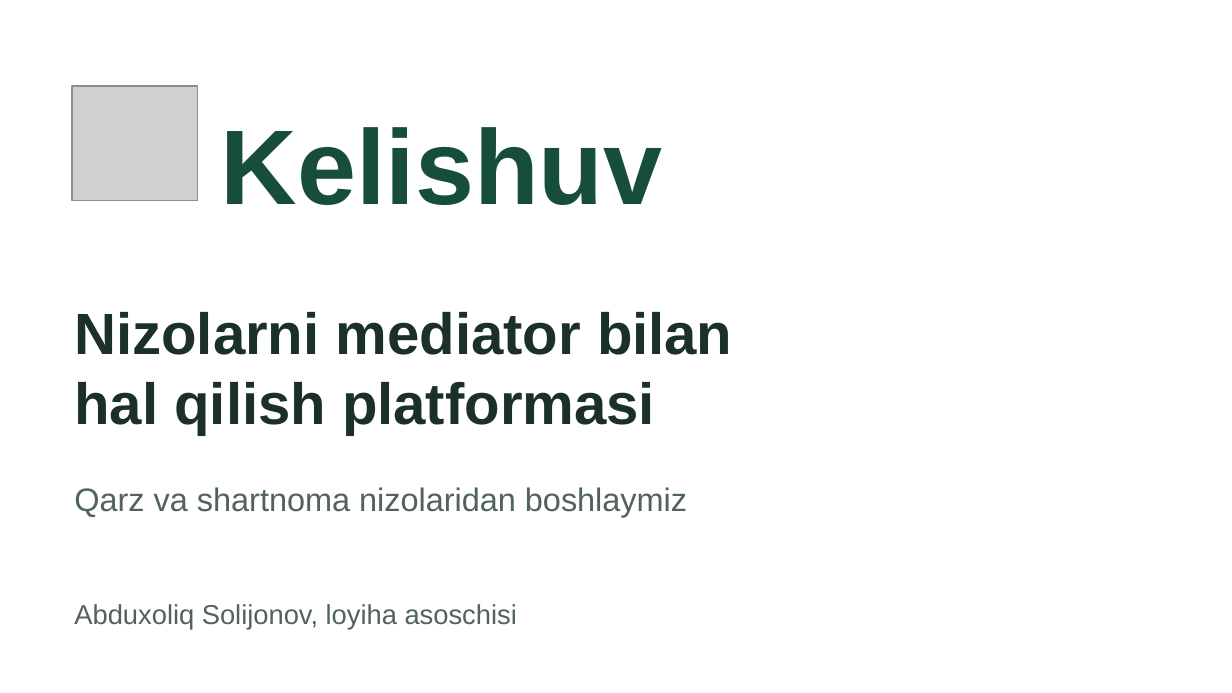
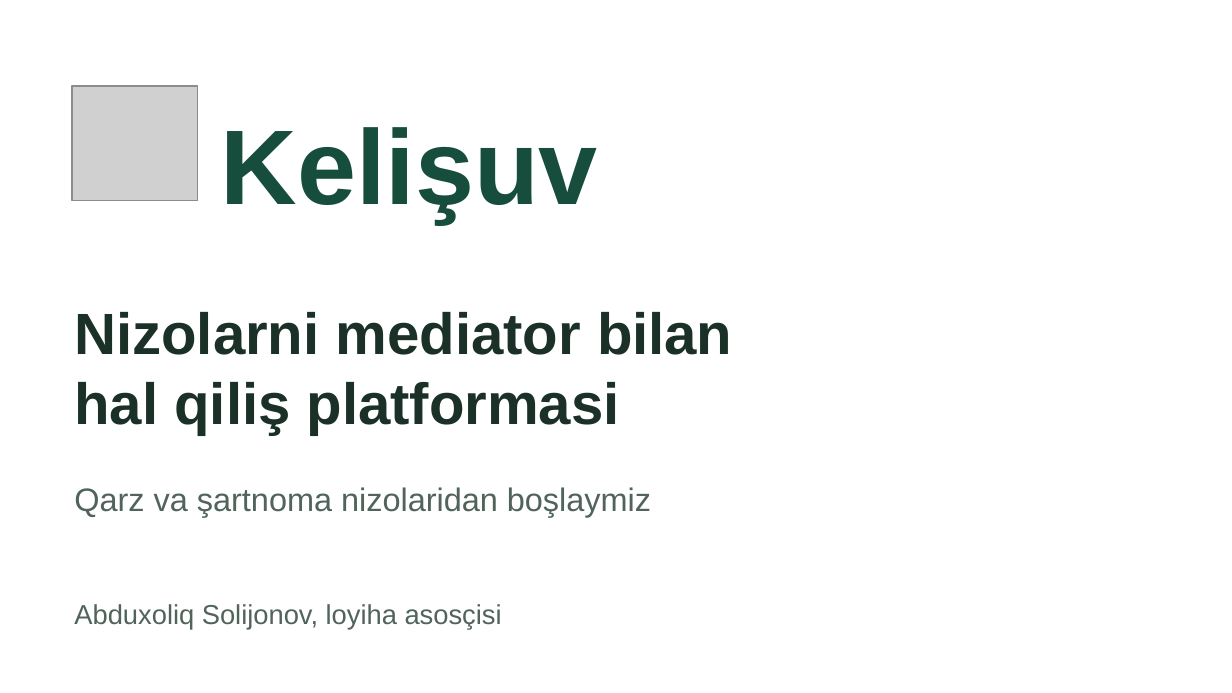
Before and after one commit to Albeerte/kelishuv-ai, a slide deck: slide 1 of docs/presentation/Kelishuv-LexHackathon-2026.pptx. Drawn at 1232x693 pixels with LibreOffice and Linux fonts; fonts in the diff are those of the drawing; grey boxes stand for pictures. Boxes give left, top, right and bottom in pixels: in the first picture for what was removed or moved away, otherwise in the second. Text is boxed around its words. In the diff, an @@ line names an element or a change of style, - is before the commit and + after.

```diff
--- a/docs/presentation/Kelishuv-LexHackathon-2026.pptx
+++ b/docs/presentation/Kelishuv-LexHackathon-2026.pptx
@@ text at bbox=[221, 127, 598, 224]: text changed @@
-Kelishuv
+Kelişuv
@@ text at bbox=[74, 382, 620, 435]: text changed @@
-hal qilish platformasi
+hal qiliş platformasi
@@ text at bbox=[74, 487, 651, 517]: text changed @@
-Qarz va shartnoma nizolaridan boshlaymiz
+Qarz va şartnoma nizolaridan boşlaymiz
@@ text at bbox=[74, 604, 502, 629]: text changed @@
-Abduxoliq Solijonov, loyiha asoschisi
+Abduxoliq Solijonov, loyiha asosçisi
```
Also in this commit, not shown: 7 other slides changed, 59 other files.
